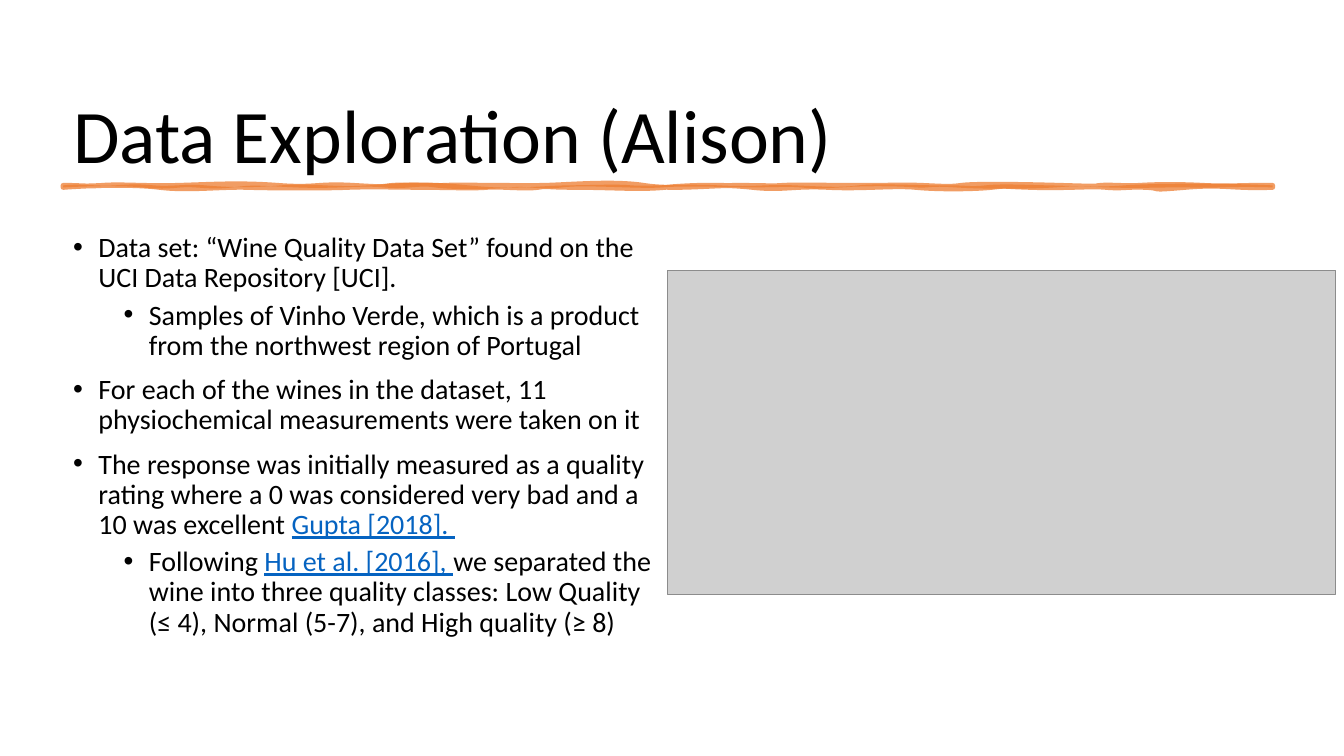
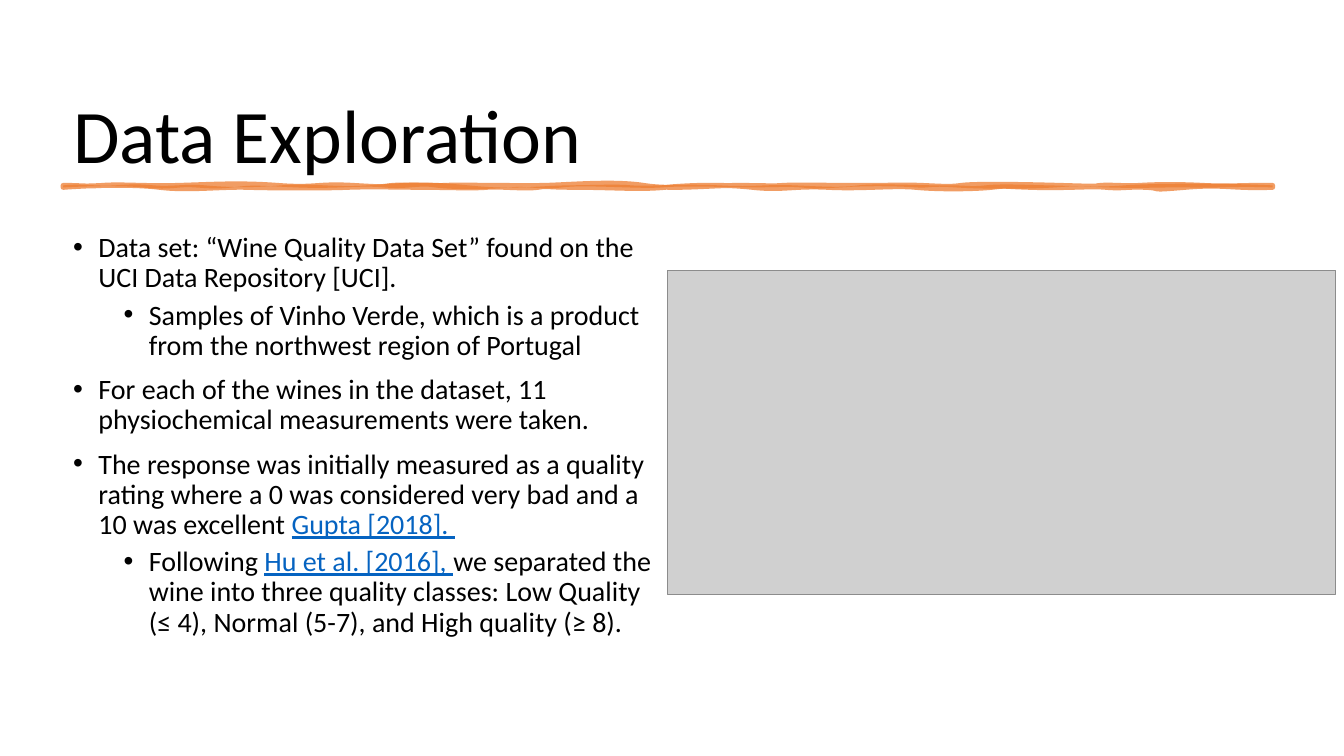
Before and after one commit to earobinson95/Statistical-Learning-Project-UNL-STAT983, a slide deck: slide 4 of presentation/final-presentation.pptx. Drawn at 1344x756 pixels with LibreOffice and Linux fonts; fonts in the diff are those of the drawing; grey boxes stand for pictures. Boxes give left, top, right and bottom in pixels: in the first picture for what was removed or moved away, otherwise in the second. Text is boxed around its words. In the diff, an @@ line names an element or a change of style, - is before the commit and + after.

```diff
--- a/presentation/final-presentation.pptx
+++ b/presentation/final-presentation.pptx
@@ title at (73, 110, 581, 176): text changed @@
-Data Exploration (Alison)
+Data Exploration
@@ text at (98, 379, 589, 434): text changed @@
-• For each of the wines in the dataset, 11 physiochemical measurements were taken on it
+• For each of the wines in the dataset, 11 physiochemical measurements were taken.
@@ text at (149, 550, 651, 637): text changed @@
-  • Following Hu et al. [2016], we separated the wine into three quality classes: Low Quality (≤ 4), Normal (5-7), and High quality (≥ 8)
+  • Following Hu et al. [2016], we separated the wine into three quality classes: Low Quality (≤ 4), Normal (5-7), and High quality (≥ 8).
```
Also in this commit, not shown: 8 other slides changed.
